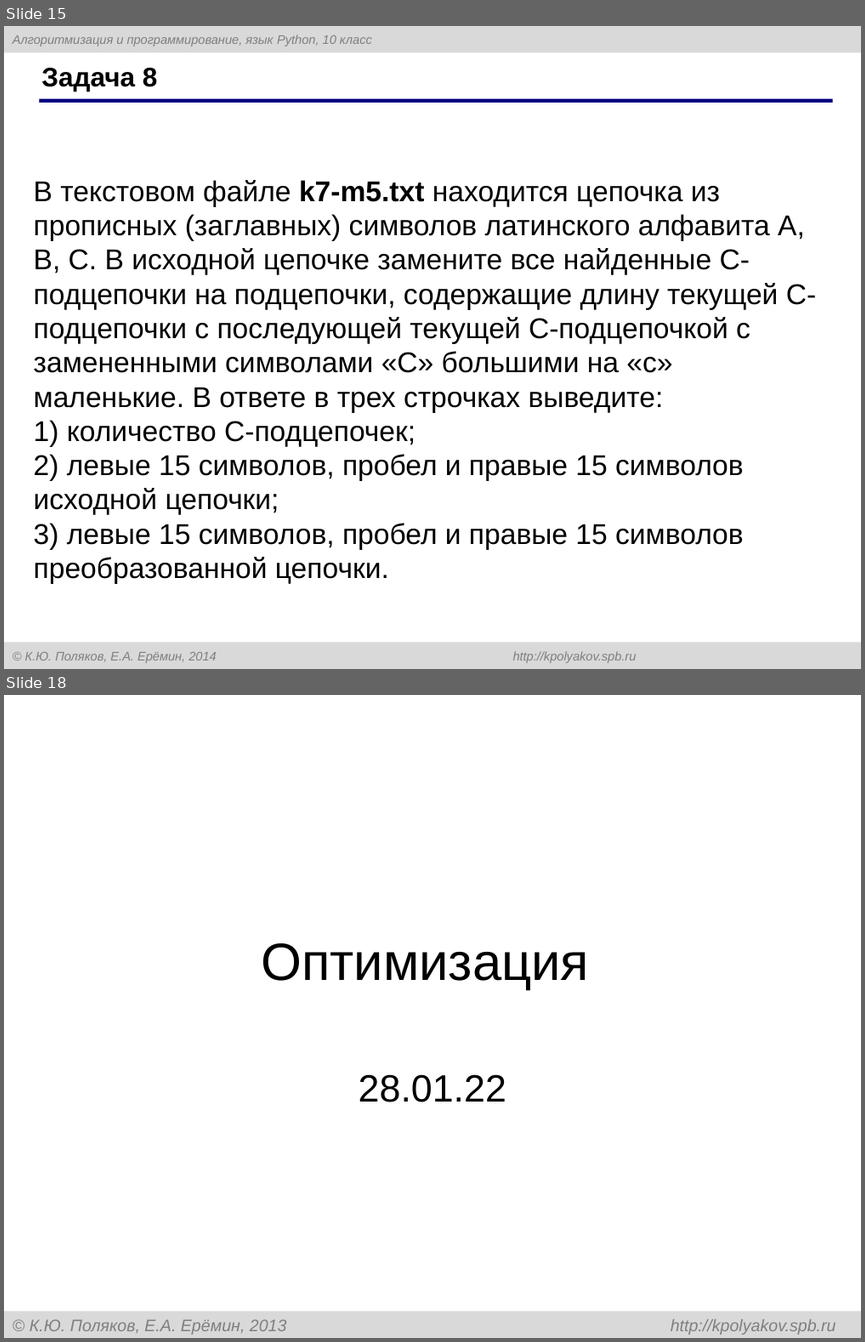
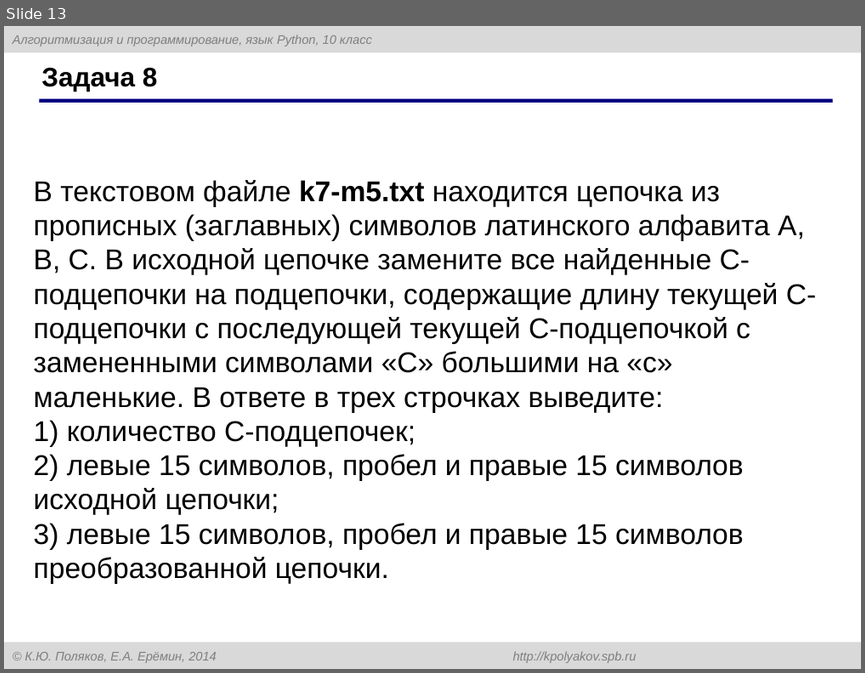
Before and after one commit to myrzh/ict-homework, a slide deck: grade10/quarter3/temp_pptx.pptx. Shown one above the other, each under a label of ours: slides 15 and 18 before the commit, slide 13 after it; the slides between them are not shown. The pictures are 865x1342 and 865x673 pixels, drawn with LibreOffice and Linux fonts; fonts in the diff are those of the drawing. Boxes give left, top, right and bottom in pixels: in the first picture for what was removed or moved away, otherwise in the second. Text is boxed around its words. In the diff, an @@ line names an element or a change of style, - is before the commit and + after.

```diff
--- a/grade10/quarter3/temp_pptx.pptx
+++ b/grade10/quarter3/temp_pptx.pptx
@@ slide 18 removed at <box>4,695,861,1338</box>, background #FFFFFF @@
@@ title removed at <box>261,943,589,990</box> @@
-Оптимизация
@@ subtitle removed at <box>358,1074,506,1102</box> @@
-28.01.22
@@ rectangle removed at <box>4,1311,861,1338</box> @@
-© К.Ю. Поляков, Е.А. Ерёмин, 2013 http://kpolyakov.spb.ru
@@ what was slide 15 is now slide 13 @@
```
Also in this commit, not shown: 9 other slides removed.
